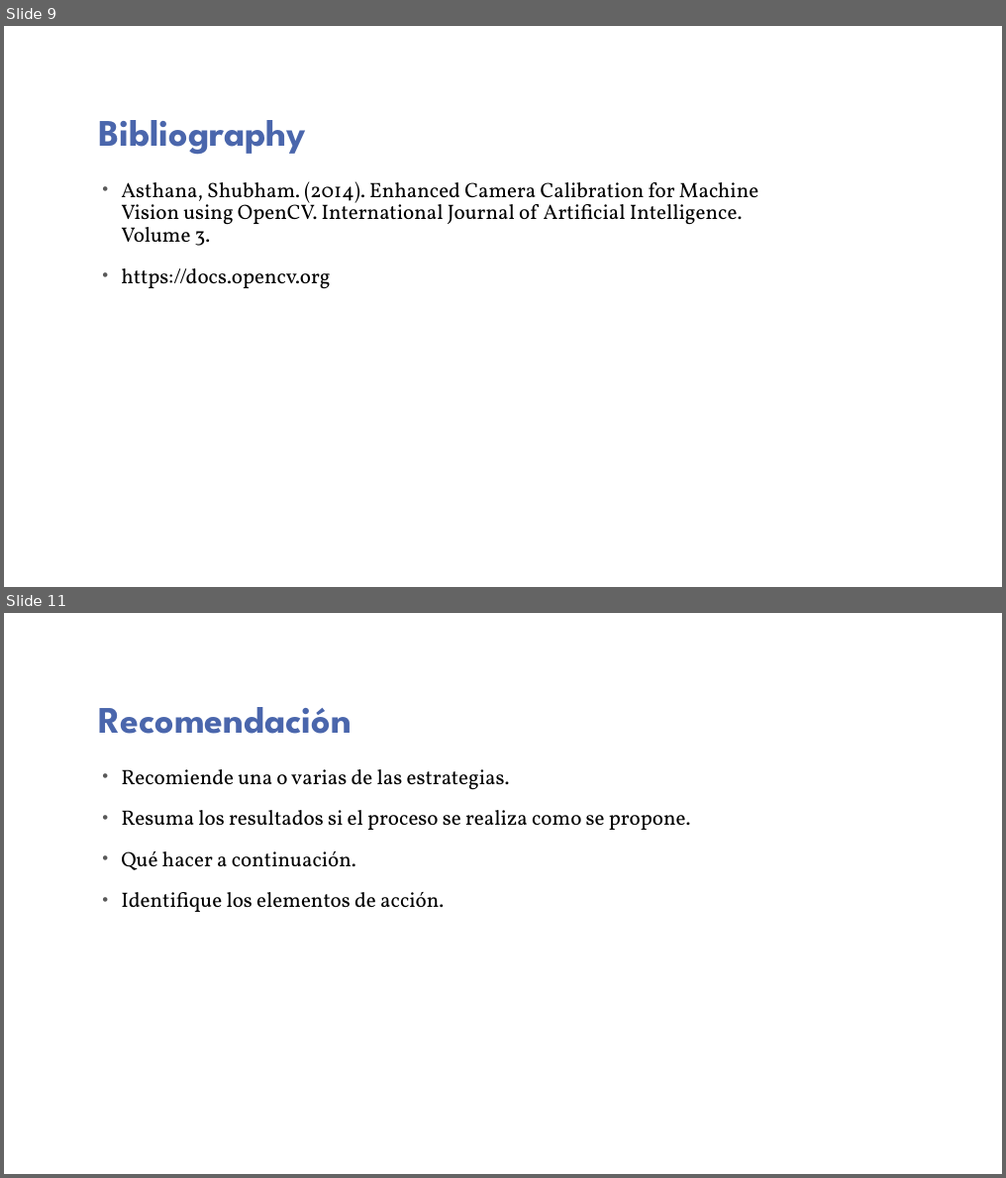
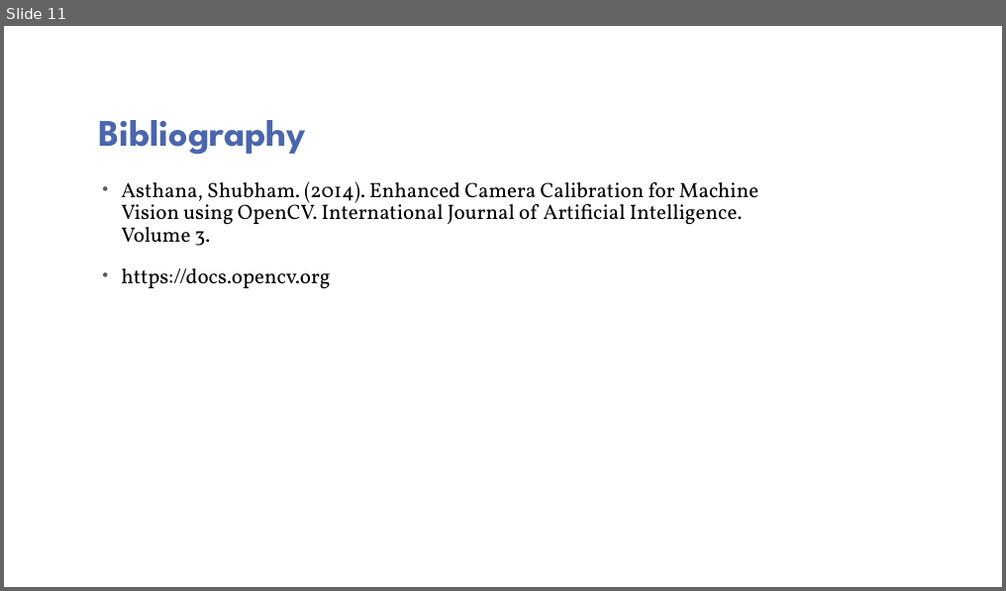
Before and after one commit to CameraCalibration/Report, a slide deck: PatternRecognition/PatternRecognition.pptx. Shown one above the other, each under a label of ours: slides 9 and 11 before the commit, slide 11 after it; the slides between them are not shown. The pictures are 1006x1178 and 1006x591 pixels, drawn with LibreOffice and Linux fonts; fonts in the diff are those of the drawing; background and template pictures are left out. Boxes give left, top, right and bottom in pixels: in the first picture for what was removed or moved away, otherwise in the second. Text is boxed around its words. In the diff, an @@ line names an element or a change of style, - is before the commit and + after.

```diff
--- a/PatternRecognition/PatternRecognition.pptx
+++ b/PatternRecognition/PatternRecognition.pptx
@@ slide 11 removed at [4, 613, 1002, 1174], background picture (left out) @@
@@ title removed at [99, 707, 351, 734] @@
-Recomendación
@@ text removed at [121, 769, 691, 912] @@
-• Recomiende una o varias de las estrategias.
-• Resuma los resultados si el proceso se realiza como se propone.
-• Qué hacer a continuación.
-• Identifique los elementos de acción.
@@ what was slide 9 is now slide 11 @@
```
Also in this commit, not shown: 4 slides added, 2 other slides removed.
